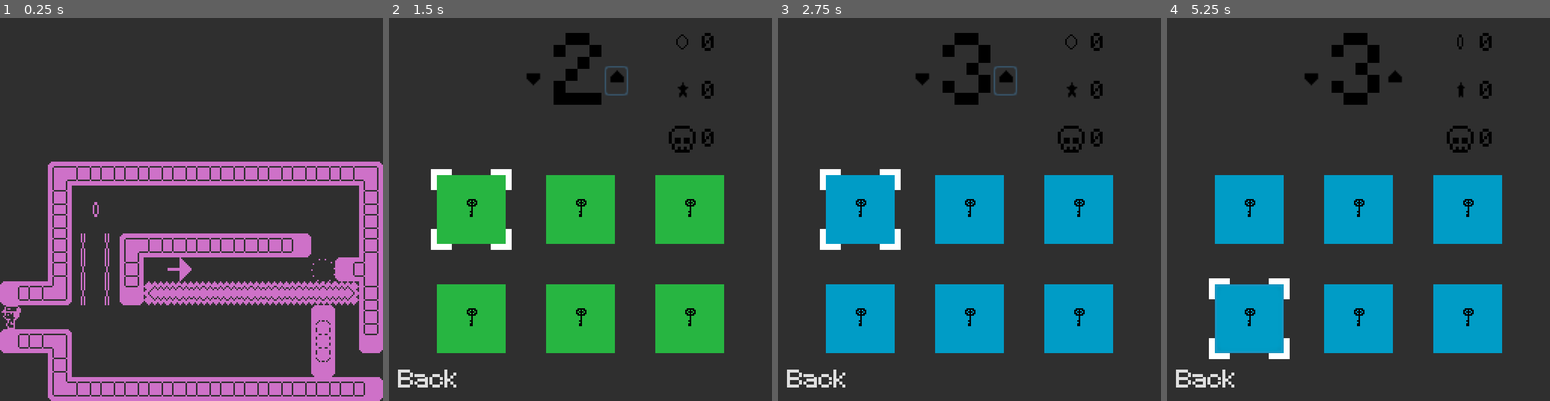
Above: before the commit, frames 1-4 (left to right).
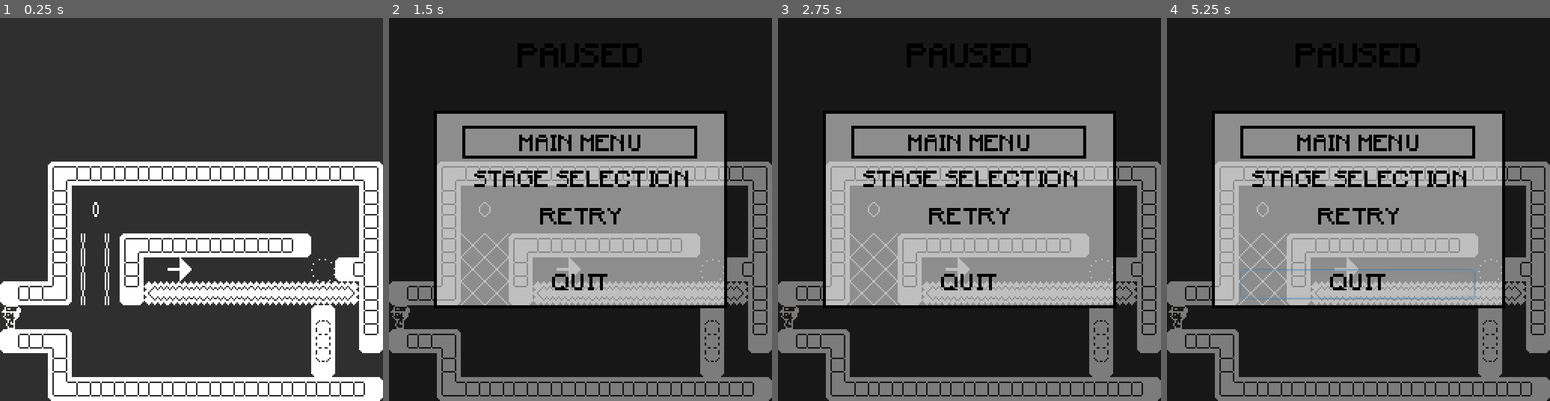
Above: after the commit, the same moments.

Repository: fijaniques/onebitarrow
Game: Godot game, scene res://Maps/World04/Map01.tscn
Two runs of this game, one before a commit and one after it. Both use one fixed random seed, a clock stepped at 60 frames per second and the inputs below. This scene is started directly instead of the project's main scene. Sound files missing from this copy of the repository are replaced by a short silence.
Inputs (mouse positions are in pixels of both pictures, inside the frame that each line leads up to; where the layout moved, square brackets give the same spot in the first picture):
- Up to frame 1 (0.25 s): no input
- Up to frame 2 (1.5 s): tap Enter (start) at 0.5 s; move the mouse to (664, 190) at 0.52 s; hold Page Up (forward) 0.53-1.25 s; hold A (a) 0.53-1.25 s; tap Space (jump) at 0.77 s; tap D (d) at 0.8 s; click (614, 79) at 1.27 s
- Up to frame 3 (2.75 s): click (1003, 79) at 2.02 s
- Up to frame 4 (5.25 s): click (1358, 140) [1247, 209] at 2.75 s; click (1358, 178) [1358, 209] at 3.5 s; click (1358, 213) [1469, 209] at 4.25 s; click (1358, 286) [1247, 320] at 5 s

The runs differ from the first frame. In frame 1, 23% of the frame differs, in the area x 0-100%, y 37-100%; in frame 2, 57%, in the area x 0-100%, y 6-100%; in frame 3, 57%; in frame 4, 57%.
Error after the commit: Invalid set index 'onStage' (on base: 'Nil') with value of type 'bool'. (res://Maps/Base/BaseMap.gd:164)

Commit message:
Created log system, fixed dying more than once in same death

Diff:
--- a/Character/Character.gd
+++ b/Character/Character.gd
@@ -23,6 +23,9 @@
 export var shootAnim: bool = false
 signal the_bullet
 signal teleport
+
+func _ready():
+	print("Nasceu")
 
 
 func _process(delta):
@@ -67,11 +70,13 @@
 
 
 func _jump():
+	print("Pulou")
 	$Audio/Jump.play()
 	velocity.y -= jumpForce
 
 
 func _shoot():
+	print("Atirou")
 	$Audio/Shoot.play()
 	shooting = true
 	shootAnim = true
@@ -92,6 +97,7 @@
 
 
 func _teleport():
+	print("Telesambou")
 	$Audio/Teleport.play()
 	emit_signal("teleport")
 	shooting = false
@@ -103,12 +109,15 @@
 	for i in get_slide_count():
 		var collision = get_slide_collision(i)
 		if collision.collider.is_in_group("Traps"):
+			print("Colidiu com espinho")
 			_dying()
 
 
 func _dying():
+	print("Começou a morrer")
 	$Audio/Death.play()
 	$Collision.set_deferred("disabled", true)
+	$Killer/Collision.set_deferred("disabled", true)
 	canMove = false
 	canShoot = false
 	dead = true
@@ -117,6 +126,7 @@
 
 func _dead():
 # warning-ignore:return_value_discarded
+	print("Terminou de morrer")
 	MANAGER.deaths += 1
 	MANAGER._save()
 	get_tree().reload_current_scene()
--- a/Manager/Manager.gd
+++ b/Manager/Manager.gd
@@ -31,6 +31,16 @@
 	_fill_coins()
 	_fill_special()
 	_load()
+
+
+func _input(event):
+	if event is InputEventKey or event is InputEventJoypadButton:
+		if event.pressed:
+			print(event)
+	if event is InputEventKey and event.scancode == 16777220 and event.pressed:
+		print("-+-+-+-+-+-+-+-+-+-+-+-+-+-+-+-+-+-+-+-+-+-+-+-+-+")
+	if event is InputEventJoypadButton and event.button_index == 10 and event.pressed:
+		print("-+-+-+-+-+-+-+-+-+-+-+-+-+-+-+-+-+-+-+-+-+-+-+-+-+")
 
 
 func _play():
--- a/Manager/Manager.tscn
+++ b/Manager/Manager.tscn
@@ -17,10 +17,12 @@
 [ext_resource path="res://Sounds/Menu/back.ogg" type="AudioStream" id=15]
 [ext_resource path="res://Scripts/game_save.gd" type="Script" id=16]
 [ext_resource path="res://Sounds/step.ogg" type="AudioStream" id=17]
+[ext_resource path="res://Scripts/game_log.gd" type="Script" id=18]
 
 [node name="Manager" type="Node2D"]
 script = ExtResource( 1 )
 saveClass = ExtResource( 16 )
+logClass = ExtResource( 18 )
 
 [node name="Songs" type="Node2D" parent="."]
 pause_mode = 2
--- a/Maps/Base/Pause.gd
+++ b/Maps/Base/Pause.gd
@@ -13,6 +13,7 @@
 
 func _input(event):
 	if Input.is_action_just_pressed("start"):
+		print("Apertou start")
 		selectionPos = 0
 		$Selection.global_position = $Selections.get_child(selectionPos).global_position
 		active = not active
--- a/Menus/SceneMenu/SceneMenu.gd
+++ b/Menus/SceneMenu/SceneMenu.gd
@@ -63,7 +63,7 @@
 func _change_scene():
 	if MANAGER.reached[world -1][selected -1]:
 		MANAGER.get_node("Menu/Accept").play()
-		var scene = str("res://Maps/World0", world, "/Map0", selected, "/Map0", selected, ".tscn")
+		var scene = str("res://Maps/World0", world, "/Map0", selected, ".tscn")
 		get_tree().change_scene(scene)
 
 
--- a/project.godot
+++ b/project.godot
@@ -185,6 +185,11 @@
 2d_physics/layer_9="switch"
 2d_physics/layer_10="trap_shot"
 
+[logging]
+
+file_logging/enable_file_logging=true
+file_logging/max_log_files=10
+
 [physics]
 
 common/enable_pause_aware_picking=true
Not shown: 1 places in Manager/Manager.tscn that only renumber resources
